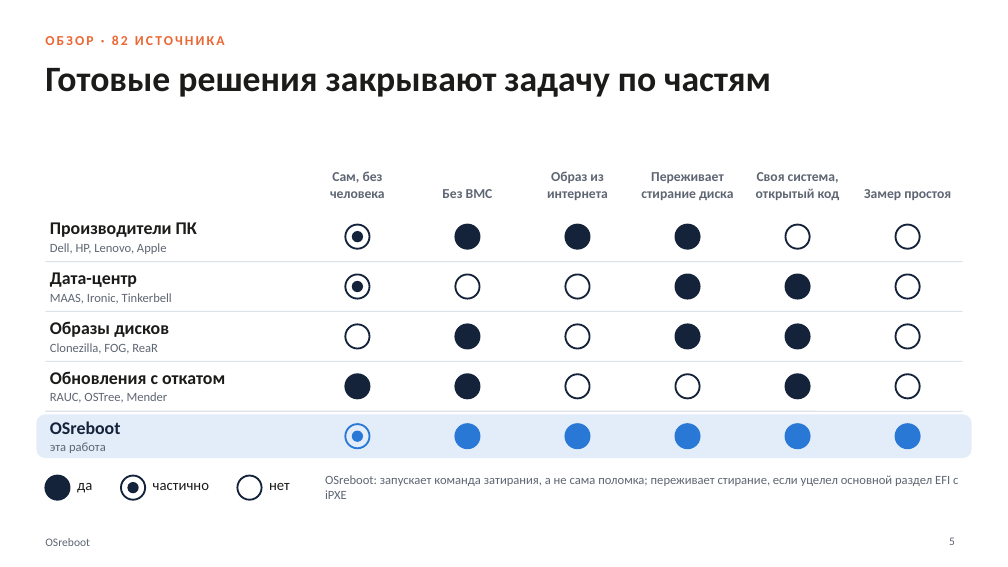
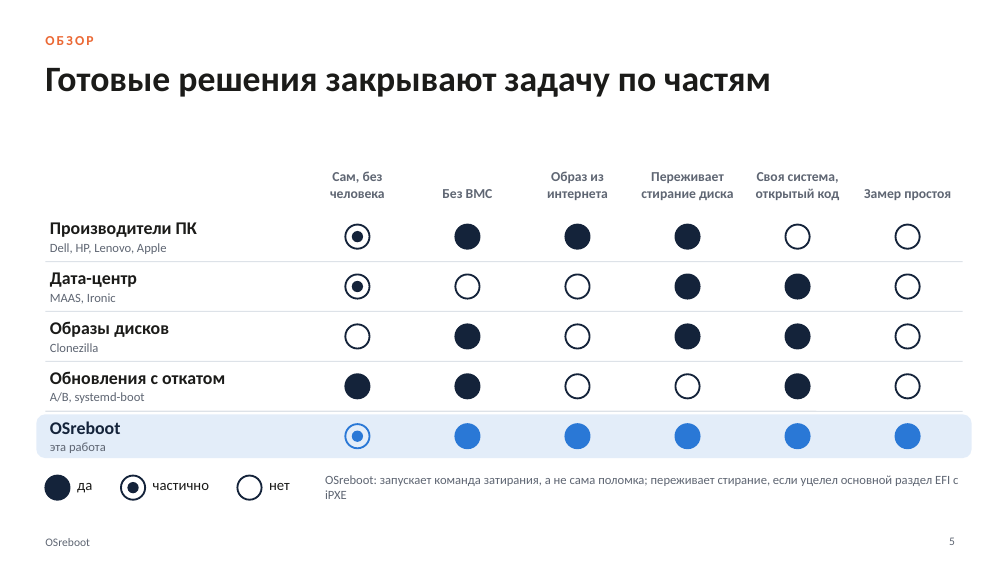
Before and after one commit to Irenid/OSreboot, a slide deck: slide 5 of presentation/OSreboot.pptx. Drawn at 1008x567 pixels with LibreOffice and Linux fonts; fonts in the diff are those of the drawing. Boxes give left, top, right and bottom in pixels: in the first picture for what was removed or moved away, otherwise in the second. Text is boxed around its words. In the diff, an @@ line names an element or a change of style, - is before the commit and + after.

```diff
--- a/presentation/OSreboot.pptx
+++ b/presentation/OSreboot.pptx
@@ text at (x1=45, y1=36, x2=93, y2=45): text changed @@
-ОБЗОР · 82 ИСТОЧНИКА
+ОБЗОР
@@ text at (x1=50, y1=293, x2=116, y2=303): text changed @@
-MAAS, Ironic, Tinkerbell
+MAAS, Ironic
@@ text at (x1=50, y1=343, x2=99, y2=352): text changed @@
-Clonezilla, FOG, ReaR
+Clonezilla
@@ text at (x1=50, y1=392, x2=145, y2=403): text changed @@
-RAUC, OSTree, Mender
+A/B, systemd-boot
```
Also in this commit, not shown: 1 other slide changed, 1 other file.
